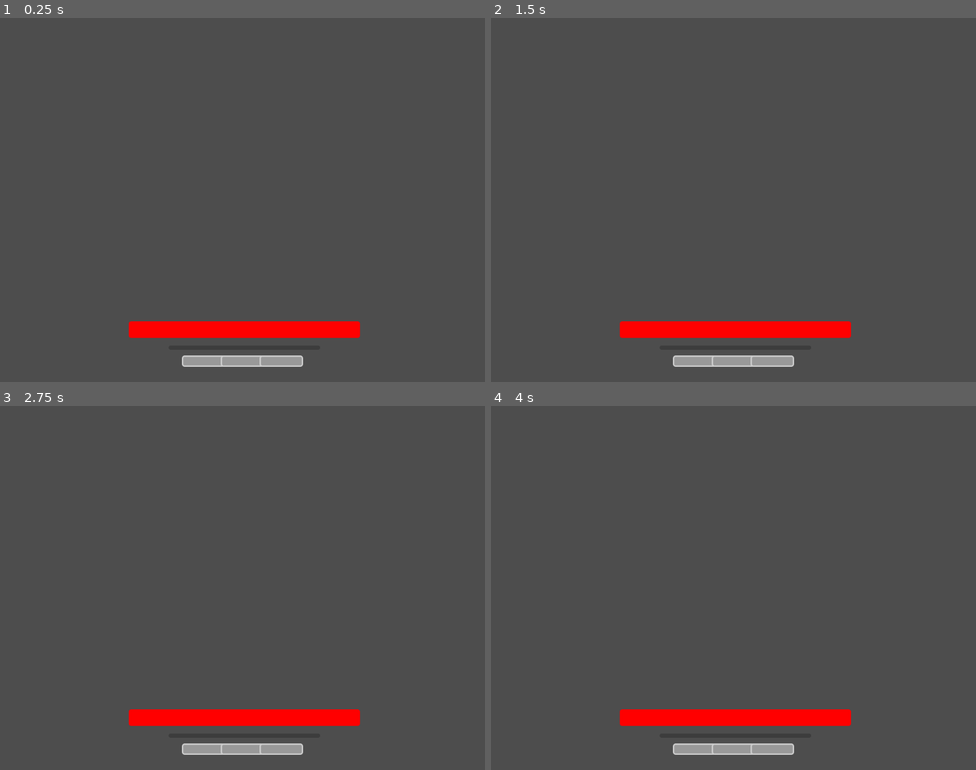
Above: before the commit, frames 1-4 (two rows, left to right).
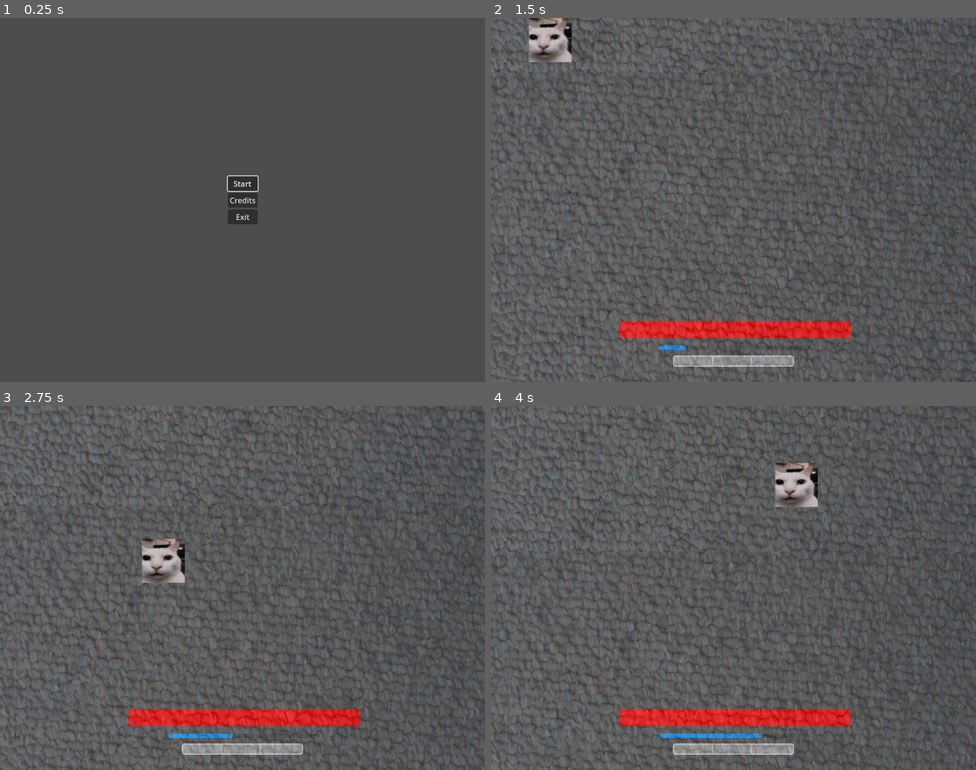
Above: after the commit, the same moments.

Repository: maskenary/canny-cat-game
Game: Godot game, scene res://Scenes/main.tscn
Same seed, same stepped clock (60 frames per second), same inputs: the game is played once before the commit and once after it.
Inputs (mouse positions are in pixels of both pictures, inside the frame that each line leads up to):
- Up to frame 1 (0.25 s): no input
- Up to frame 2 (1.5 s): click (733, 181) at 0.5 s, where only the run after the commit has a clickable "Start"; hold D (right) from 1.28 s (still down); hold Shift (dodge) from 1.28 s (still down)
- Up to frame 3 (2.75 s): release D (right) at 2.03 s; release Shift (dodge) at 2.03 s; hold S (down) from 2.03 s (still down); tap Shift (dodge) at 2.1 s
- Up to frame 4 (4 s): release S (down) at 2.78 s; hold D (right) 2.78-3.53 s; hold Space (shoot) 2.78-3.53 s; tap Shift (dodge) at 3.05, 3.6 s; hold W (up) from 3.53 s (still down)

The runs differ from the first frame. In frame 1, 3.8% of the frame differs, in the area x 26-75%, y 43-96%; in frame 2, 20%; in frame 3, 20%; in frame 4, 20%, in the area x 0-100%, y 0-100%.
Error before the commit: Parse Error: Expected indented block after function declaration. (res://Scripts/main.gd:4)

Commit message:
menu completed
https://imgur.com/a/FnNus5d
structure plan

Diff:
--- a/Scenes/main.tscn
+++ b/Scenes/main.tscn
@@ -1,11 +1,6 @@
-[gd_scene load_steps=3 format=3 uid="uid://p2myv1lyv1qb"]
+[gd_scene load_steps=2 format=3 uid="uid://p2myv1lyv1qb"]
 
 [ext_resource type="Script" path="res://Scripts/main.gd" id="1_j824w"]
-[ext_resource type="PackedScene" uid="uid://uugyvjl0gmkg" path="res://Scenes/interface.tscn" id="4_h8wl0"]
 
-[node name="Main" type="Node" node_paths=PackedStringArray("interface", "player")]
+[node name="Main" type="Node"]
 script = ExtResource("1_j824w")
-interface = NodePath("Interface")
-player = NodePath("")
-
-[node name="Interface" parent="." instance=ExtResource("4_h8wl0")]
--- a/Scenes/world.tscn
+++ b/Scenes/world.tscn
@@ -12,3 +12,7 @@
 modulate = Color(1, 1, 1, 0.294118)
 
 [node name="Player" parent="." instance=ExtResource("2_v6v5h")]
+
+[connection signal="bullet_fired" from="Player" to="." method="_on_player_bullet_fired"]
+[connection signal="charges_changed" from="Player" to="." method="_on_player_charges_changed"]
+[connection signal="damage_taken" from="Player" to="." method="_on_player_damage_taken"]
--- a/Scripts/main.gd
+++ b/Scripts/main.gd
@@ -1,4 +1,24 @@
 extends Node
 
+var main_menu = load("res://Scenes/main_menu.tscn")
+var world = load("res://Scenes/world.tscn")
+var interface = load("res://Scenes/interface.tscn")
 
-func load_scene(scene):
+@onready var mm_instance = main_menu.instantiate()
+
+func _ready() -> void:
+	self.add_child(mm_instance)
+	mm_instance.start_game.connect(start_game)
+
+func load_scene(scene) -> Node:
+	var scene_instance = scene.instantiate()
+	self.add_child(scene_instance)
+	return scene_instance
+
+func start_game():
+	var interface_instance = load_scene(interface)
+	var world_instance = load_scene(world)
+	world_instance.update_charges.connect(interface_instance.update_charges)
+	world_instance.update_healthbar.connect(interface_instance.update_healthbar)
+	world_instance.update_dodgebar.connect(interface_instance.update_dodgebar)
+	mm_instance.queue_free()
--- a/Scripts/main_menu.gd
+++ b/Scripts/main_menu.gd
@@ -1,16 +1,16 @@
 extends Control
+
+signal start_game
 
 @export var start_button: Node
 @export var credits_button: Node
 @export var exit_button: Node
 
-var main_node = preload("res://Scenes/main.tscn").instantiate()
-
 func _ready() -> void:
 	start_button.grab_focus()
 
 func _on_start_button_pressed() -> void:
-
+	emit_signal("start_game")
 
 func _on_credits_button_pressed() -> void:
 	pass # Replace with function body.
--- a/Scripts/world.gd
+++ b/Scripts/world.gd
@@ -9,11 +9,11 @@
 func _on_player_bullet_fired(bullet_instance) -> void:
 	add_child(bullet_instance)
 
+func _process(delta: float) -> void:
+	emit_signal("update_dodgebar", player.charge_cd_progress)
+
 func _on_player_damage_taken(hp) -> void:
 	emit_signal("update_healthbar", hp)
 
-func _process(delta: float) -> void:
-	emit_signal("update_dodgebar", player.charge_cd_progress)
-
 func _on_player_charges_changed(charges) -> void:
-	emit_signal("update_charges", player.charges)
+	emit_signal("update_charges", charges)
Not shown, added: Scenes/mai260D.tmp
Not shown, added: Scenes/mai489E.tmp
Not shown, added: Scenes/maiAFFF.tmp
Not shown, added: Scenes/maiFF38.tmp
